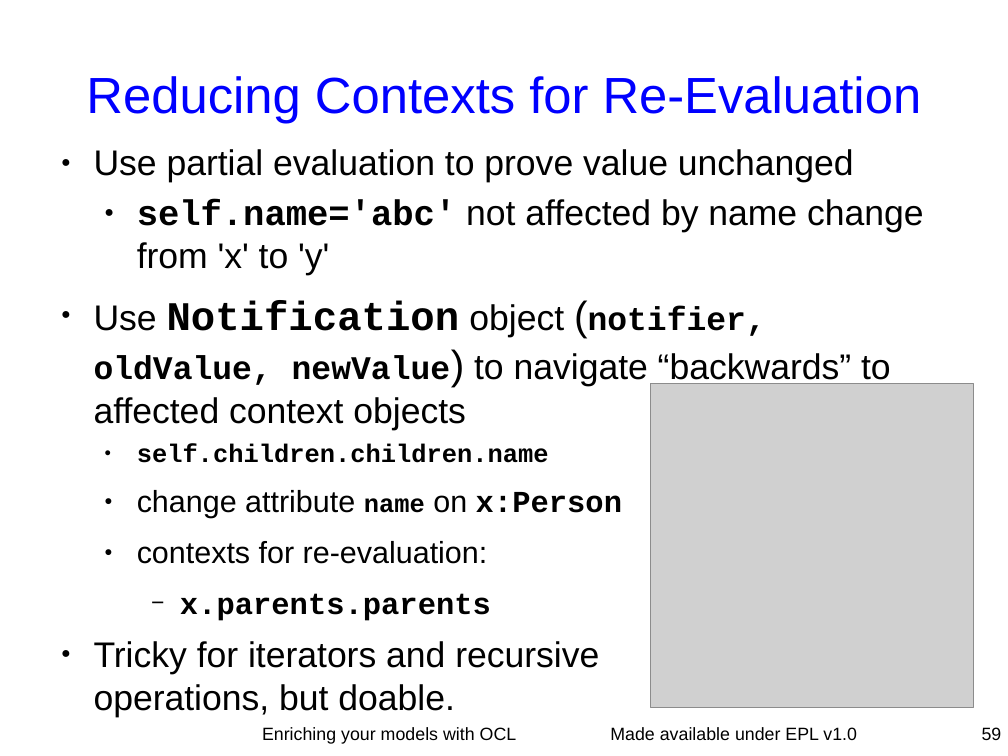
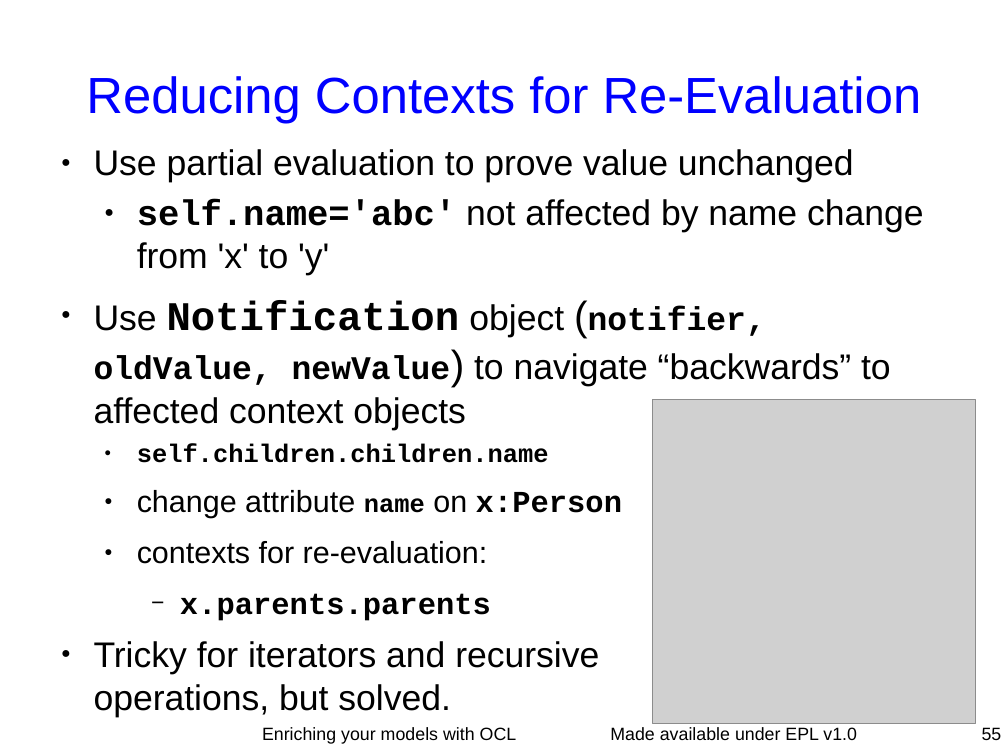
Before and after one commit to eclipse-ocl/ocl-website, a slide deck: slide 55 of ocl/docs/publications/ESE2010LongTalk/EnrichingWithOCL.odp (slide 59 before the commit). Drawn at 1008x756 pixels with LibreOffice and Linux fonts; fonts in the diff are those of the drawing; grey boxes stand for pictures. Boxes give left, top, right and bottom in pixels: in the first picture for what was removed or moved away, otherwise in the second. Text is boxed around its words. In the diff, an @@ line names an element or a change of style, - is before the commit and + after.

```diff
--- a/ocl/docs/publications/ESE2010LongTalk/EnrichingWithOCL.odp
+++ b/ocl/docs/publications/ESE2010LongTalk/EnrichingWithOCL.odp
@@ picture: place and size @@
-picture at (650, 384, 973, 708)
+picture at (653, 400, 976, 724)
@@ text at (94, 641, 599, 717): text changed @@
-● Tricky for iterators and recursive
-  operations, but doable.
+● Tricky for iterators and recursive
+  operations, but solved.
@@ page number at (982, 727, 1002, 740): text changed @@
-59
+55
```
Also in this commit, not shown: 8 other slides changed, 4 slides removed.
